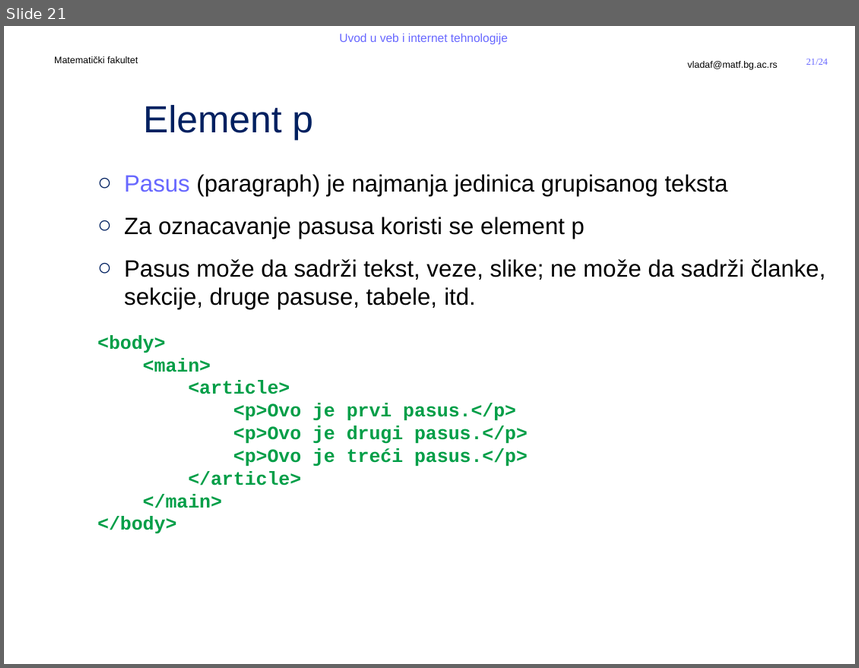
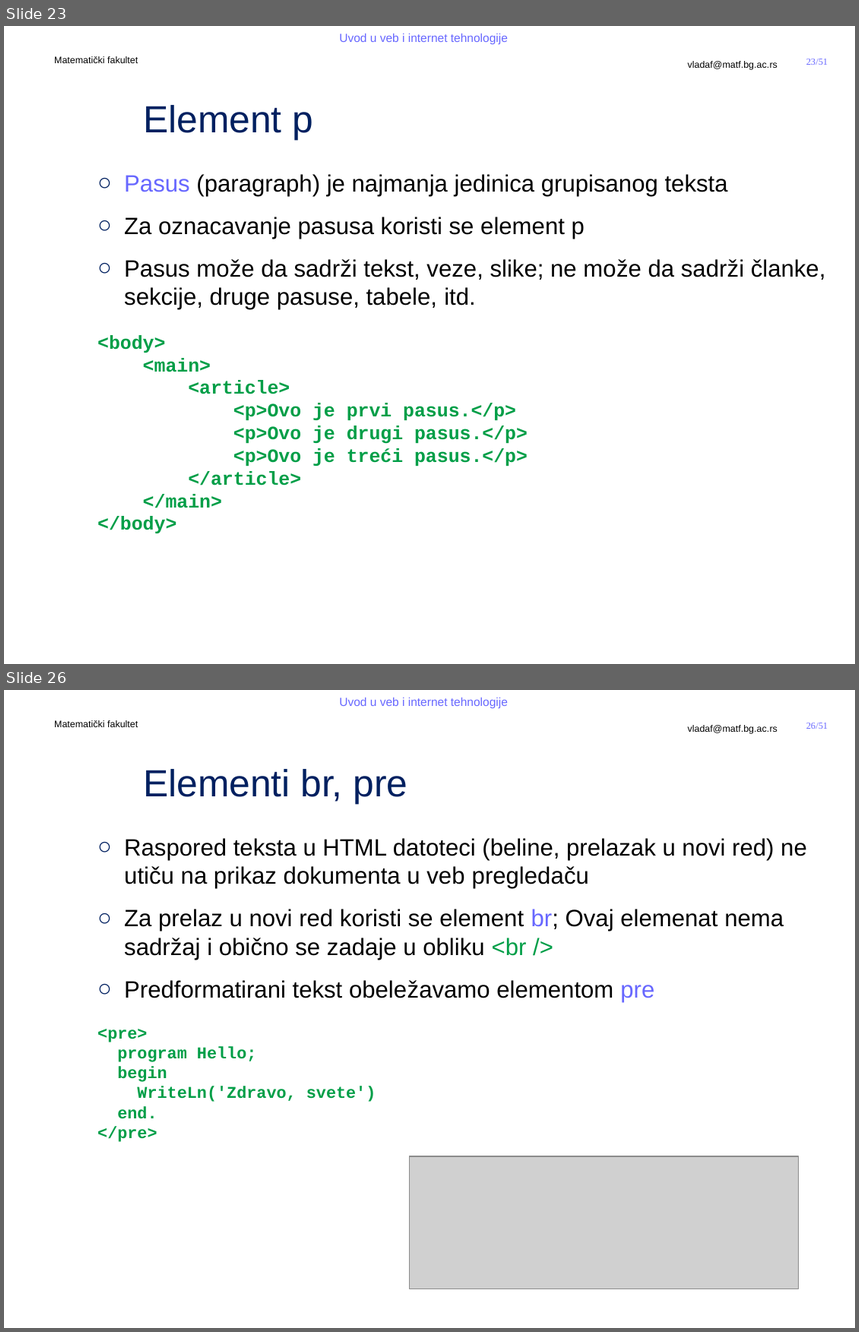
Before and after one commit to MatfUVIT/info, a slide deck: predavanja/prezentacije/UVIT03-01-HTML 5.pptx. Shown one above the other, each under a label of ours: slide 21 before the commit, slides 23 and 26 after it; the slides between them are not shown. The pictures are 859x668 and 859x1332 pixels, drawn with LibreOffice and Linux fonts; fonts in the diff are those of the drawing; grey boxes stand for pictures; background and template pictures are left out. Boxes give left, top, right and bottom in pixels: in the first picture for what was removed or moved away, otherwise in the second. Text is boxed around its words. In the diff, an @@ line names an element or a change of style, - is before the commit and + after.

```diff
--- a/predavanja/prezentacije/UVIT03-01-HTML 5.pptx
+++ b/predavanja/prezentacije/UVIT03-01-HTML 5.pptx
@@ slide 26 added at (4,690,855,1328), background #FFFFFF; not listed: 5 template elements that a slide beside it also shows @@
@@ title added at (143,769,408,804), 32 pt, text #002060 @@
+Elementi br, pre
@@ text added at (97,838,807,1142), 20 pt, text #000000 @@
+  ○ Raspored teksta u HTML datoteci (beline, prelazak u novi red) ne utiču na prikaz dokumenta u veb pregledaču
+  ○ Za prelaz u novi red koristi se element br; Ovaj elemenat nema sadržaj i obično se zadaje u obliku <br />
+  ○ Predformatirani tekst obeležavamo elementom pre
+  <pre>
+  program Hello;
+  begin
+  WriteLn('Zdravo, svete')
+  end.
+  </pre>
@@ picture added at (409,1157,798,1289) @@
@@ what was slide 21 is now slide 23 @@
@@ page number at (807,59,828,65): text changed @@
-21/24
+23/51
```
Also in this commit, not shown: 1 slide changed, 27 other slides added, 1 slide removed, 3 other files.
